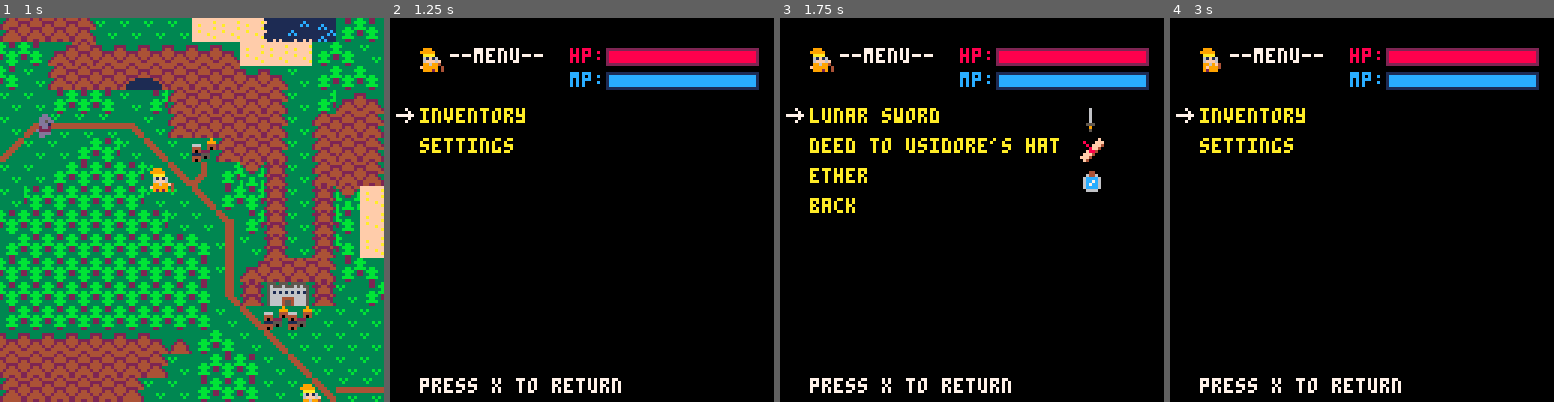
Above: before the commit, frames 1-4 (left to right).
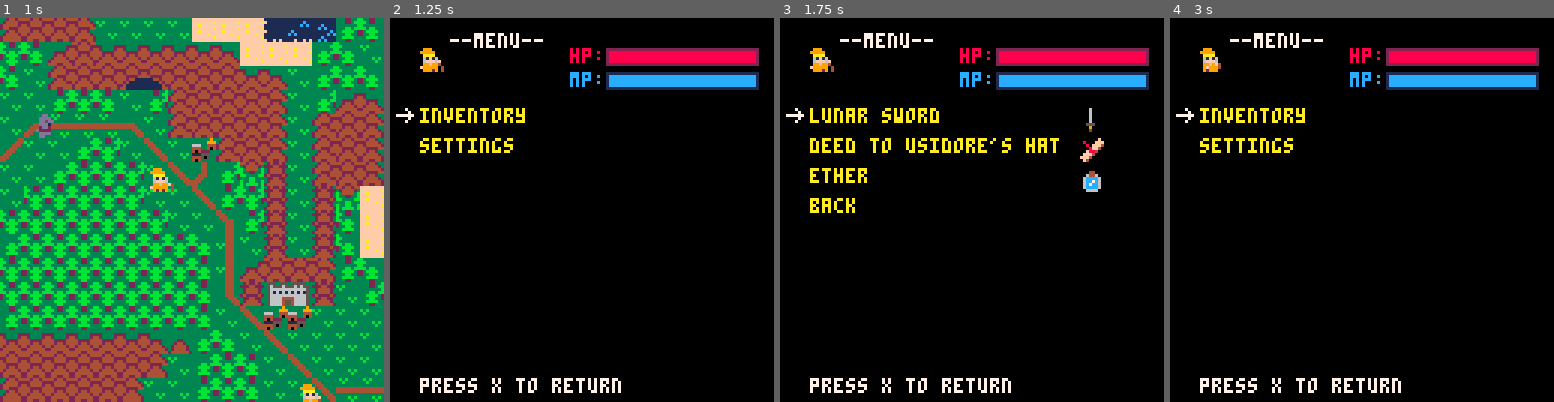
Above: after the commit, the same moments.

Repository: bigbadbones/cannsjourney
Game: PICO-8 cartridge foon.p8
Same seed, same stepped clock (60 frames per second), same inputs: the game is played once before the commit and once after it.
Inputs:
- Up to frame 1 (1 s): tap X (X key) at 0.33 s; tap O (Z key) at 0.7 s
- Up to frame 2 (1.25 s): tap X (X key) at 1.07 s
- Up to frame 3 (1.75 s): hold Right from 1.6 s (still down); tap O (Z key) at 1.7 s
- Up to frame 4 (3 s): tap X (X key) at 1.85, 2.97 s; release Right at 2.1 s; tap O (Z key) at 2.1, 2.5, 2.9 s; hold Up 2.15-2.42 s; hold Right from 2.47 s (still down)

Frame 1 is identical in both runs. In frame 2, 0.7% of the frame differs, in the area x 15-40%, y 3-12%; in frame 3, 0.7%; in frame 4, 0.7%.

Commit message:
improved battle transitions & sounds

Diff:
--- a/foon.p8
+++ b/foon.p8
@@ -505,7 +505,7 @@
 ----------- menu -----------
 function draw_menuscreen()
    cls()
-   print("--menu--",20,10,7)
+   print("--menu--",20,5,7)
    drawarrow(7,22+10*selectid,7)
    drawmenu(menuid)
    updatesprite(can)
@@ -664,6 +664,8 @@
 
 
 function startbattle(enemyid)
+ sfx(25)
+ circlewipe()
  battleturn = false
  battleselect = 1
  if npcs[enemyid].battlestats.hp>0 then
@@ -829,6 +831,7 @@
  and not animation_ongoing then
 	  win = false
   	if battleselect == 3 then
+  	  sfx(19)
   	  returntoworld()
    elseif battleselect ==1 then
    	win = attack(1,2)
@@ -898,10 +901,12 @@
 function handleinputs_battlescreen()
 
   if btnp(2) and battleselect!=1  then
+  	sfx(18)
   	battleselect-=1
   end
 
   if btnp(3) and 3>=battleselect+1 then
+   	sfx(18)
   	battleselect+=1
   end
 
@@ -1156,6 +1161,15 @@
   	rectfill(0,0,250,0+i*15,0)
   	wait(1)
  	end
+ end
+
+end
+
+function circlewipe()
+ 	 for i=0, 10 do
+  	circfill(50,50,0+i*15,8)
+  	wait(1)
+
  end
 
 end
Not shown, changed: the sound effects (__sfx__) section of foon.p8
Not shown, changed: page.js
